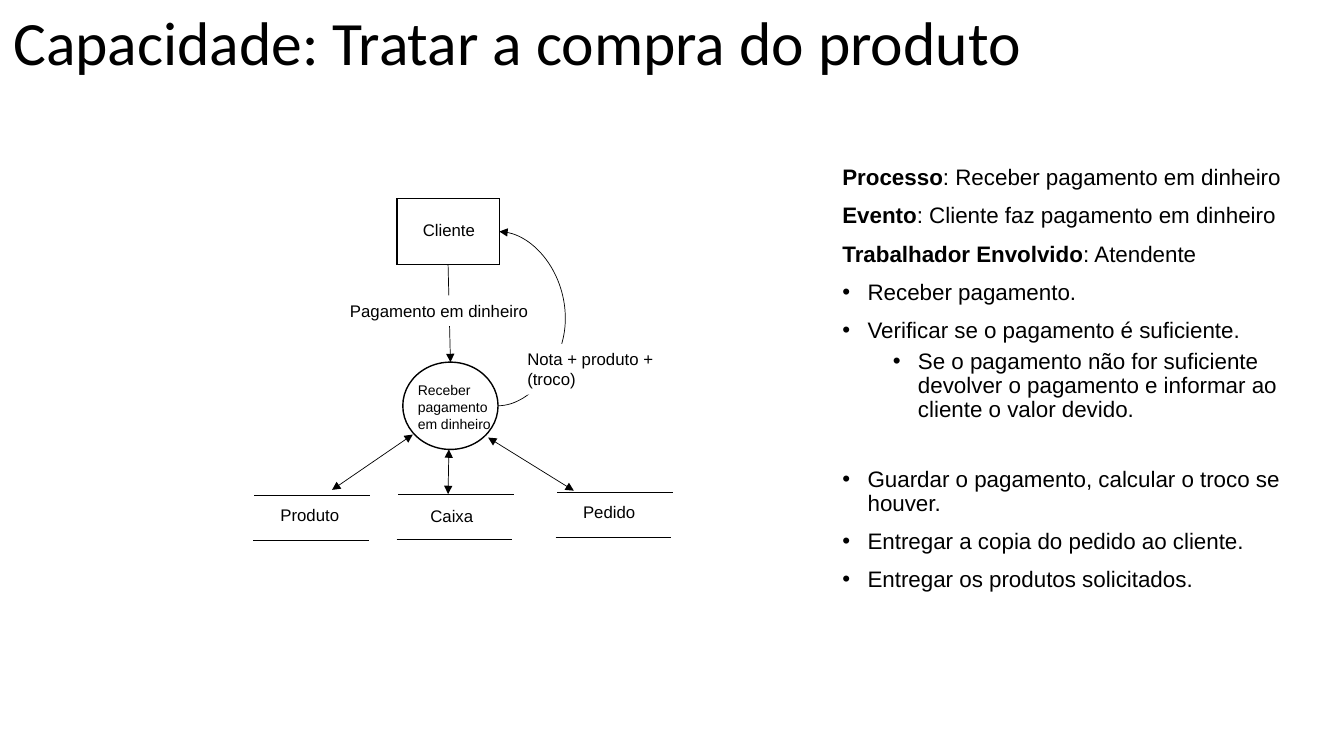
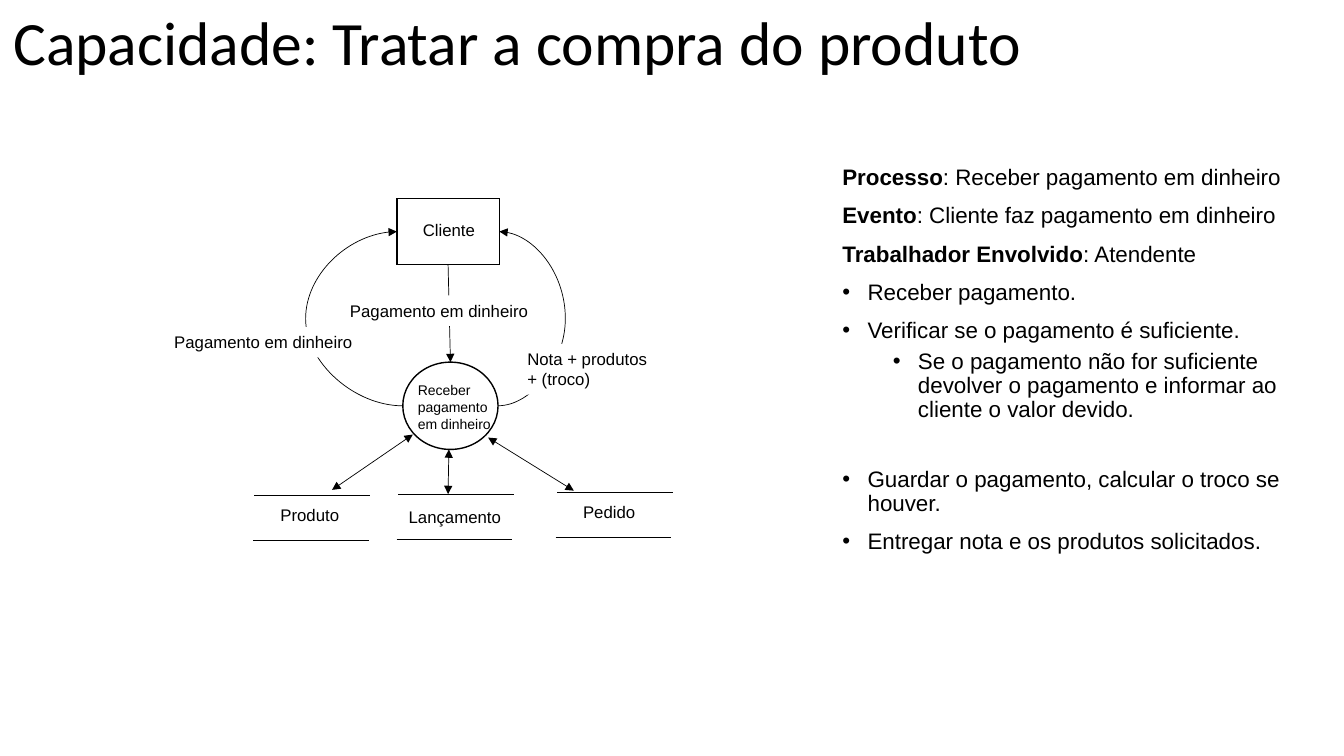
Before and after one commit to Felipe1901648/OPE, a slide deck: slide 3 of 18 - Descrição dos Processos de Negócio.pptx. Drawn at 1344x756 pixels with LibreOffice and Linux fonts; fonts in the diff are those of the drawing. Boxes give left, top, right and bottom in pixels: in the first picture for what was removed or moved away, otherwise in the second. Text is boxed around its words. In the diff, an @@ line names an element or a change of style, - is before the commit and + after.

```diff
--- a/18 - Descrição dos Processos de Negócio.pptx
+++ b/18 - Descrição dos Processos de Negócio.pptx
@@ curved arrow added from (403, 406) to (397, 232), #000000 0.5 pt @@
@@ text added at (x1=174, y1=336, x2=353, y2=352), 12 pt, text #000000 @@
+Pagamento em dinheiro
@@ text at (x1=527, y1=353, x2=647, y2=389): text changed @@
-Nota + produto + (troco)
+Nota + produtos + (troco)
@@ text at (x1=409, y1=511, x2=501, y2=527): text changed @@
-Caixa
+Lançamento
@@ text at (x1=868, y1=532, x2=1261, y2=554): text changed @@
-• Entregar a copia do pedido ao cliente.
-• Entregar os produtos solicitados.
+• Entregar nota e os produtos solicitados.
```
Also in this commit, not shown: 3 other slides changed, 2 slides added, 20 other files.
